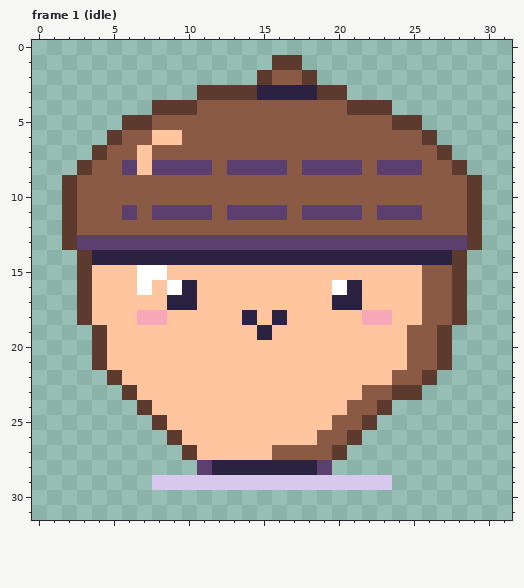
Edited in one commit: pixel-art file (art/characters/nature/acornet.aseprite). Above is the file before it was changed.
32x32 pixels, 28 frames. Shown: frame 1 (idle). The commit also changed other frames, which this record leaves out.
And afterwards:
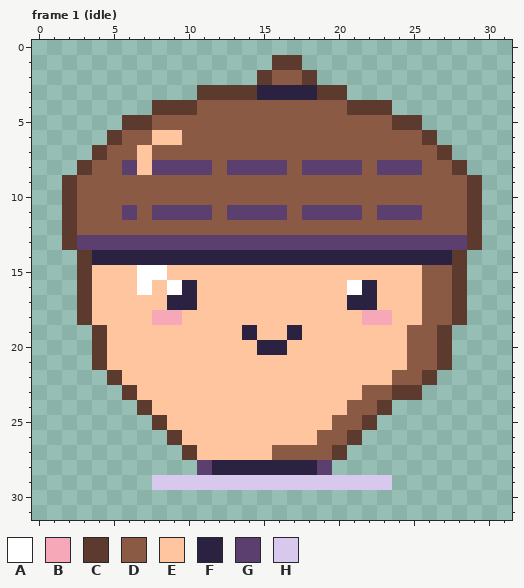
Palette (. is transparent): A #ffffff  B #f7a8b8  C #5c3a2e  D #8a5a44  E #ffc59e  F #2b2140  G #5b3f6e  H #d9c8ee
The edit:
{"change": "layer \"face\" added"}
{"where": "frame 1 (idle), layers \"face\", \"pet\""}
{"frame":1,"y":16,"x":20,"old":"AFE","new":"EAF"}
{"frame":1,"y":17,"x":20,"old":"F","new":"E"}
{"frame":1,"y":17,"x":22,"old":"E","new":"F"}
{"frame":1,"y":18,"x":7,"old":"B","new":"E"}
{"frame":1,"y":18,"x":9,"old":"E","new":"B"}
{"frame":1,"y":18,"x":14,"old":"F","new":"E"}
{"frame":1,"y":18,"x":16,"old":"F","new":"E"}
{"frame":1,"y":19,"x":14,"old":"EF","new":"FE"}
{"frame":1,"y":19,"x":17,"old":"E","new":"F"}
{"frame":1,"y":20,"x":15,"old":"EE","new":"FF"}
